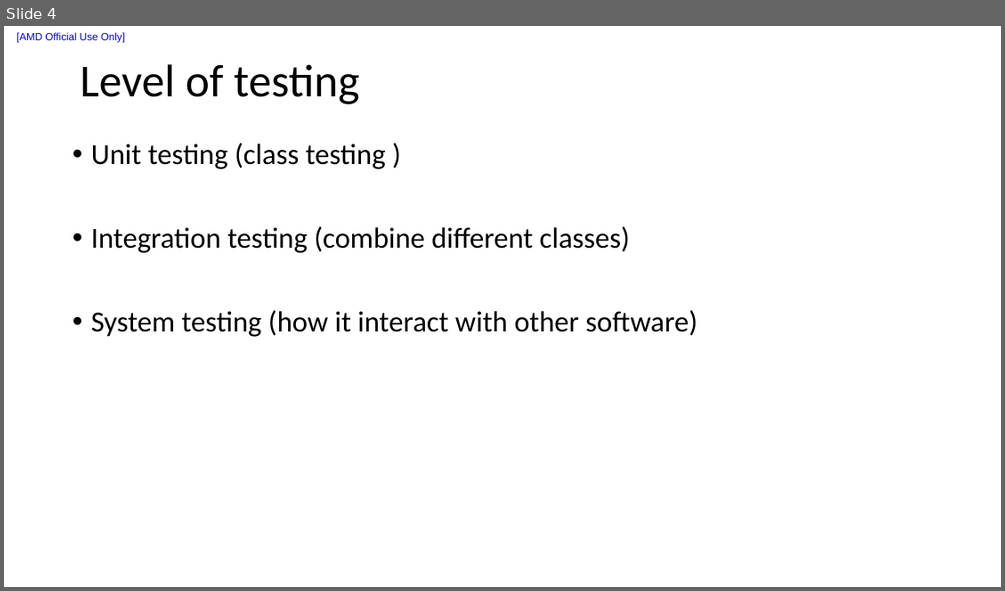
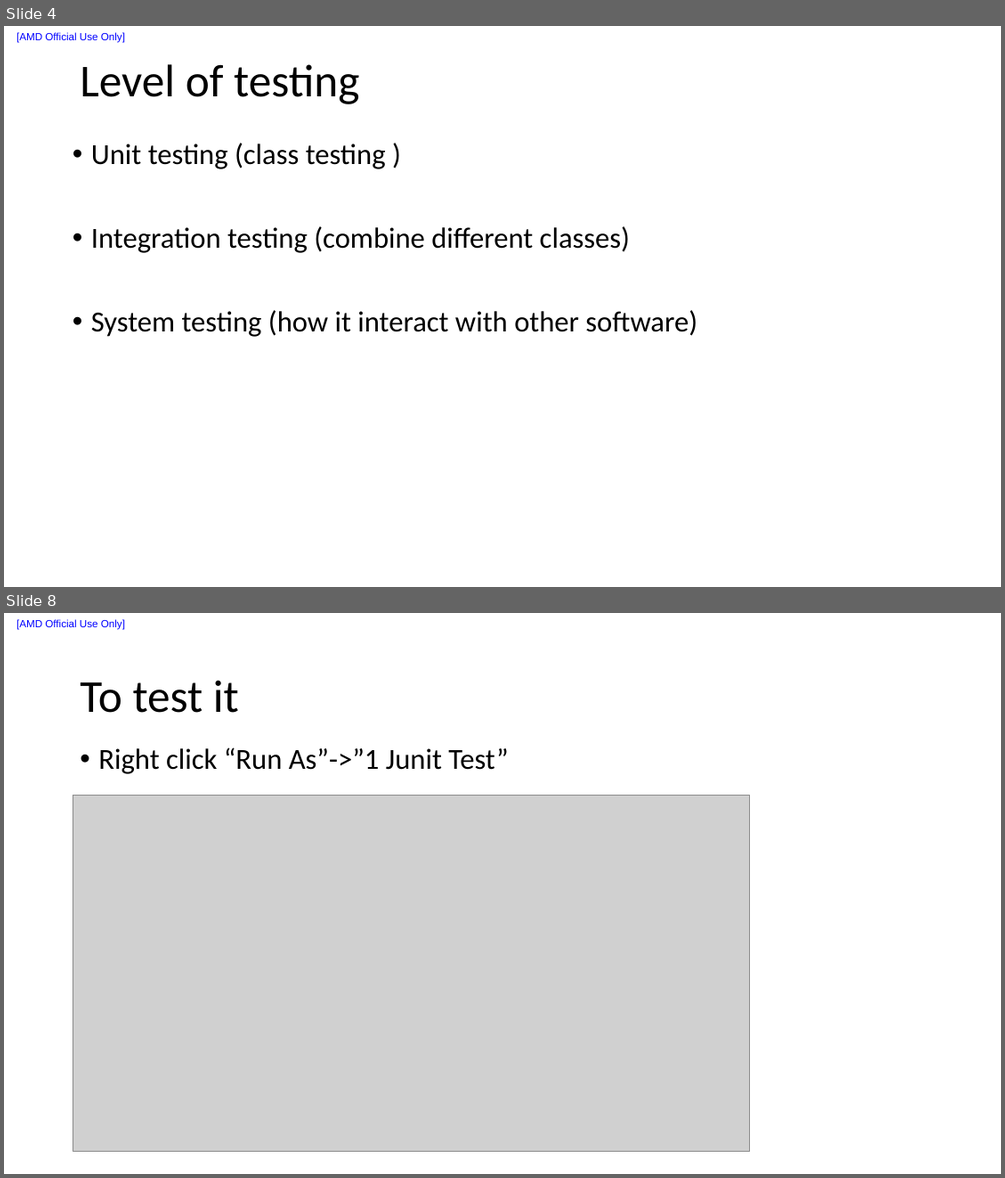
Before and after one commit to liuxu-github-ui/Java, a slide deck: Software testing/software testing.pptx. Shown one above the other, each under a label of ours: slide 4 before the commit, slides 4 and 8 after it; the slides between them are not shown. The pictures are 1005x591 and 1005x1178 pixels, drawn with LibreOffice and Linux fonts; fonts in the diff are those of the drawing; grey boxes stand for pictures. Boxes give left, top, right and bottom in pixels: in the first picture for what was removed or moved away, otherwise in the second. Text is boxed around its words. In the diff, an @@ line names an element or a change of style, - is before the commit and + after.

Commit message:
push Junit&Mokito demo project

```diff
--- a/Software testing/software testing.pptx
+++ b/Software testing/software testing.pptx
@@ slide 8 added at (4, 613, 1001, 1174), background #FFFFFF; not listed: 1 template element that a slide beside it also shows @@
@@ title added at (80, 680, 239, 713), 44 pt, text #000000 @@
+To test it
@@ text added at (98, 747, 508, 774), 28 pt, text #000000 @@
+• Right click “Run As”->”1 Junit Test”
@@ picture added at (73, 795, 750, 1151) @@
```
Also in this commit, not shown: 9 other slides added, 2 slides removed, 16 other files.
